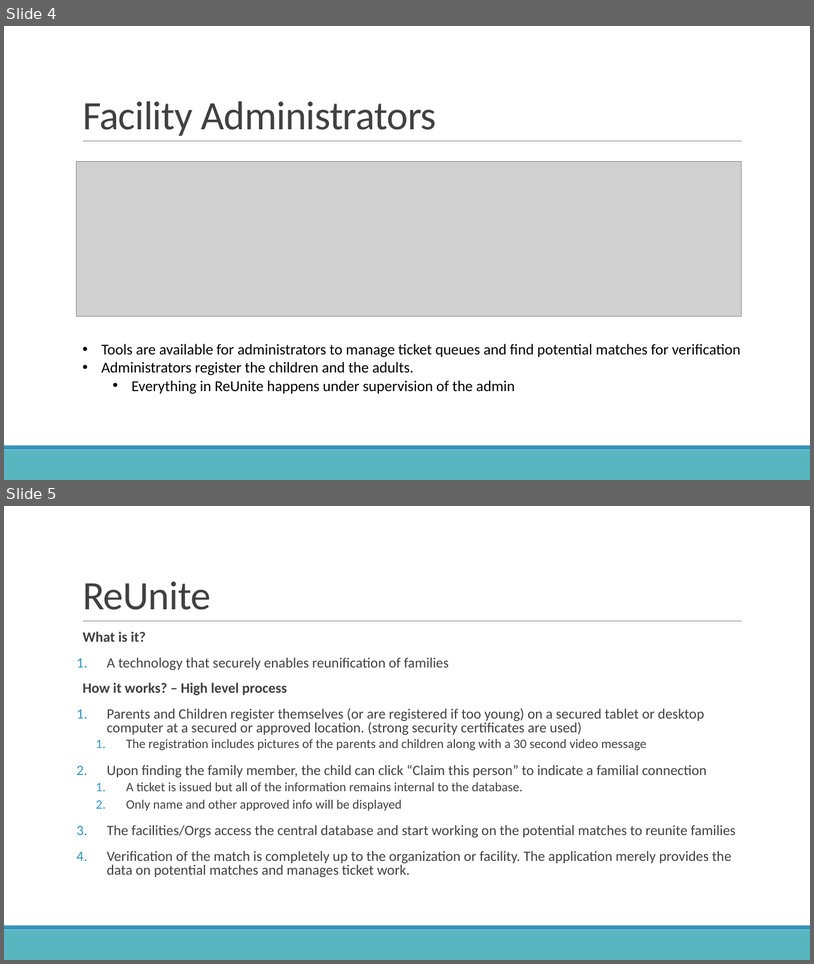
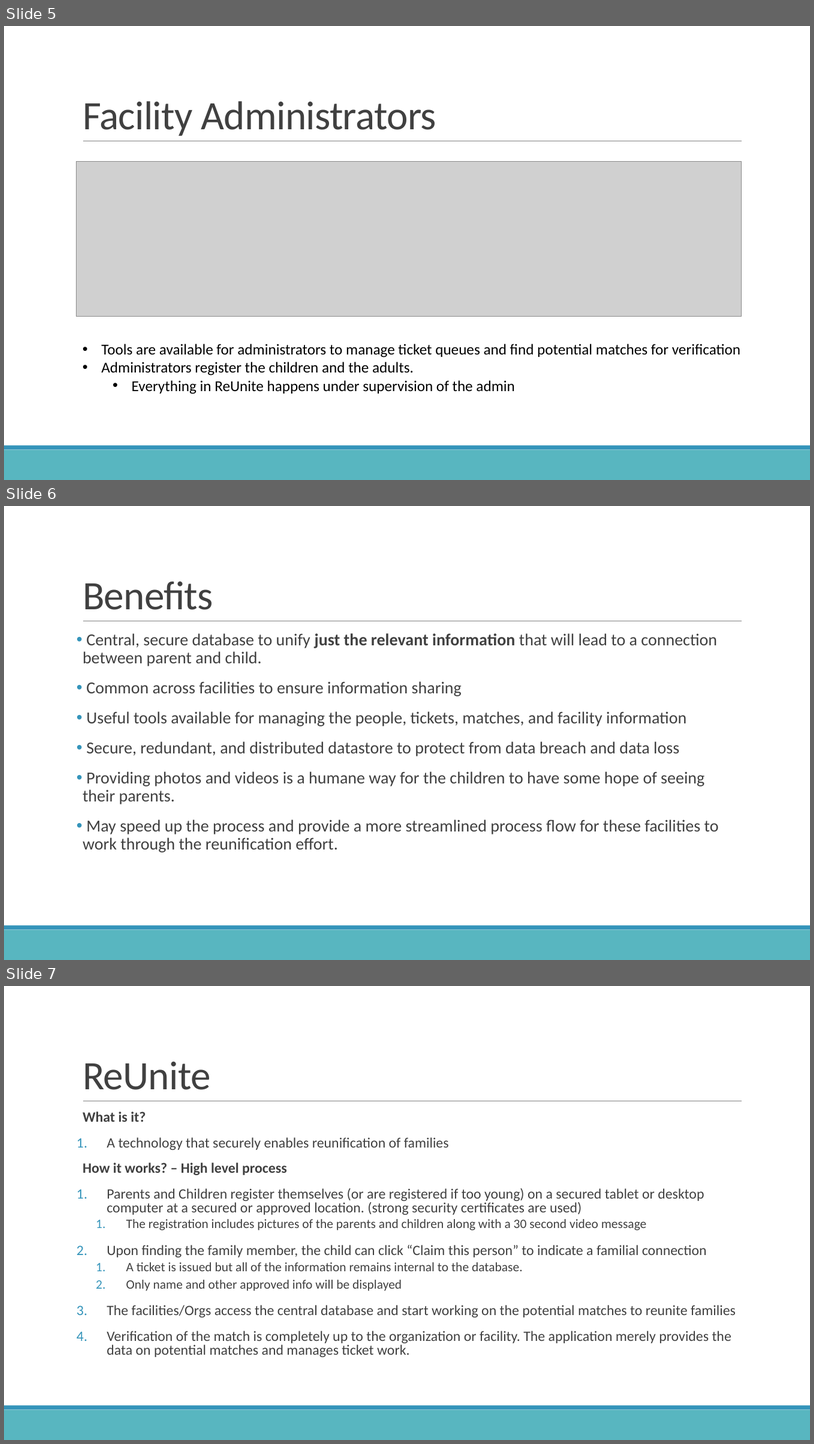
Before and after one commit to weirdaze/reunite, a slide deck: ReUnite Overview.pptx. Shown one above the other, each under a label of ours: slides 4 and 5 before the commit, slides 5, 6 and 7 after it. The pictures are 814x964 and 814x1444 pixels, drawn with LibreOffice and Linux fonts; fonts in the diff are those of the drawing; grey boxes stand for pictures; background and template pictures are left out. Boxes give left, top, right and bottom in pixels: in the first picture for what was removed or moved away, otherwise in the second. Text is boxed around its words. In the diff, an @@ line names an element or a change of style, - is before the commit and + after.

```diff
--- a/ReUnite Overview.pptx
+++ b/ReUnite Overview.pptx
@@ slide 6 added at bbox=[4, 506, 810, 960], background #FFFFFF; not listed: 3 template elements that a slide beside it also shows @@
@@ title added at bbox=[83, 581, 213, 610], 48 pt, text #404040 @@
+Benefits
@@ text added at bbox=[83, 633, 719, 852], 20 pt, text #404040 @@
+• Central, secure database to unify just the relevant information that will lead to a connection between parent and child.
+• Common across facilities to ensure information sharing
+• Useful tools available for managing the people, tickets, matches, and facility information
+• Secure, redundant, and distributed datastore to protect from data breach and data loss
+• Providing photos and videos is a humane way for the children to have some hope of seeing their parents.
+• May speed up the process and provide a more streamlined process flow for these facilities to work through the reunification effort.
@@ what was slide 4 is now slide 5 @@
@@ what was slide 5 is now slide 7 @@
```
Also in this commit, not shown: 1 other slide added, 2 other files.
